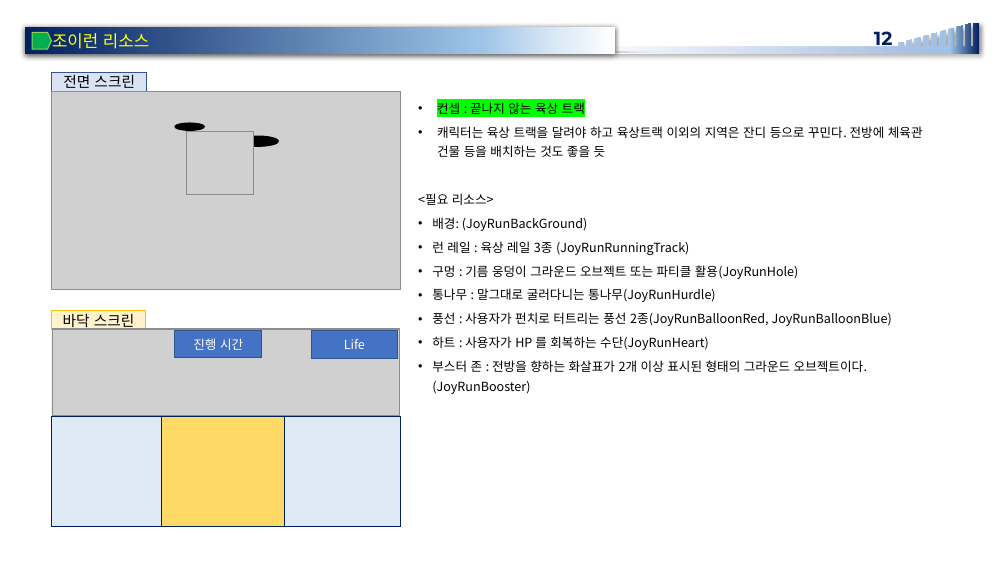
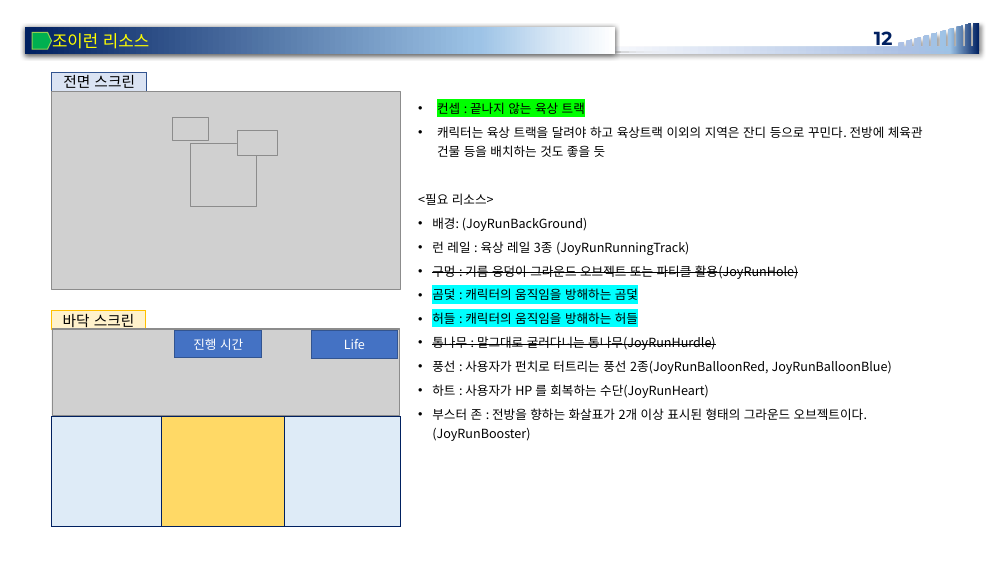
Before and after one commit to rheeeuro/joyrun, a slide deck: slide 12 of docs/[JoyFitness] 전시회용 미니 게임_JoyRun.pptx. Drawn at 1008x567 pixels with LibreOffice and Linux fonts; fonts in the diff are those of the drawing; grey boxes stand for pictures; background and template pictures are left out. Boxes give left, top, right and bottom in pixels: in the first picture for what was removed or moved away, otherwise in the second. Text is boxed around its words. In the diff, an @@ line names an element or a change of style, - is before the commit and + after.

```diff
--- a/docs/[JoyFitness] 전시회용 미니 게임_JoyRun.pptx
+++ b/docs/[JoyFitness] 전시회용 미니 게임_JoyRun.pptx
@@ picture added at (172,118,208,141) @@
@@ ellipse removed at (175,123,204,131) @@
@@ picture: place and size @@
-picture at (187,132,253,195)
+picture at (191,143,257,206)
@@ ellipse removed at (237,136,278,147) @@
@@ picture added at (237,130,278,156) @@
@@ text at (432,265,799,350): strikethrough on in "구멍 : 기름 웅덩이 그라운드 오브젝트 또는 ...", "통나무 : 말그대로 굴러다니는 통나무(JoyRunHurdle)" @@
@@ text at (432,288,638,324): paragraphs added @@
+• 곰덫 : 캐릭터의 움직임을 방해하는 곰덫
+• 허들 : 캐릭터의 움직임을 방해하는 허들
```
Also in this commit, not shown: 3 other slides changed, 1 slide added.
